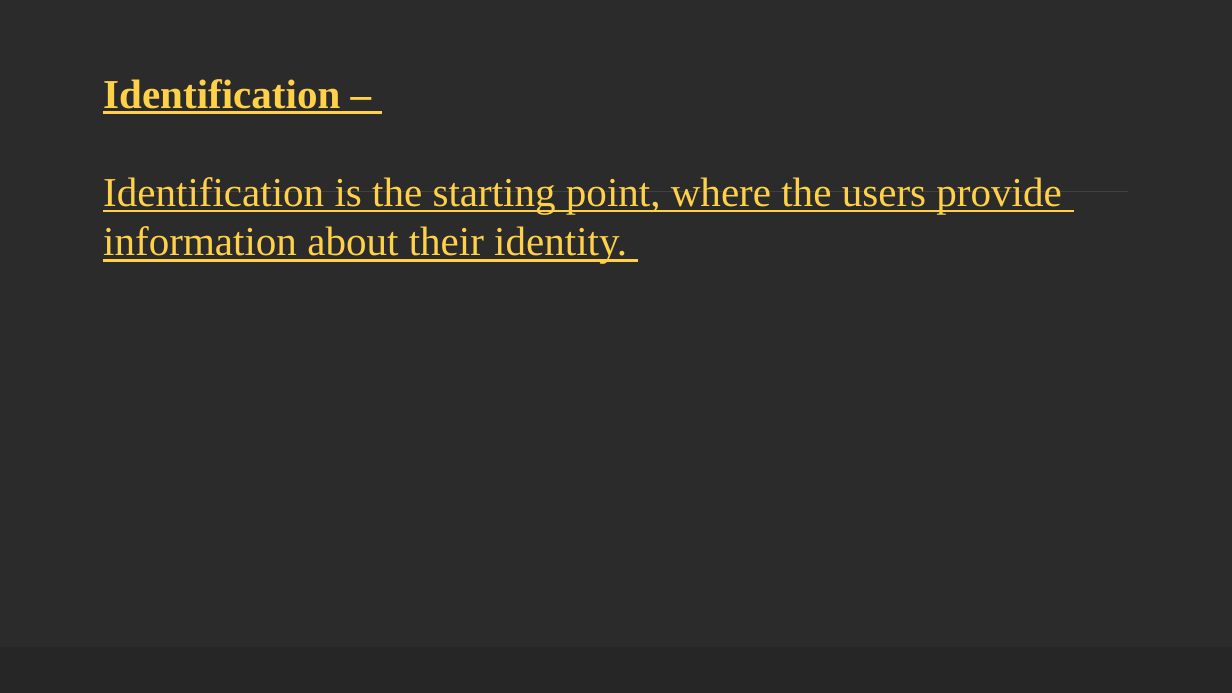
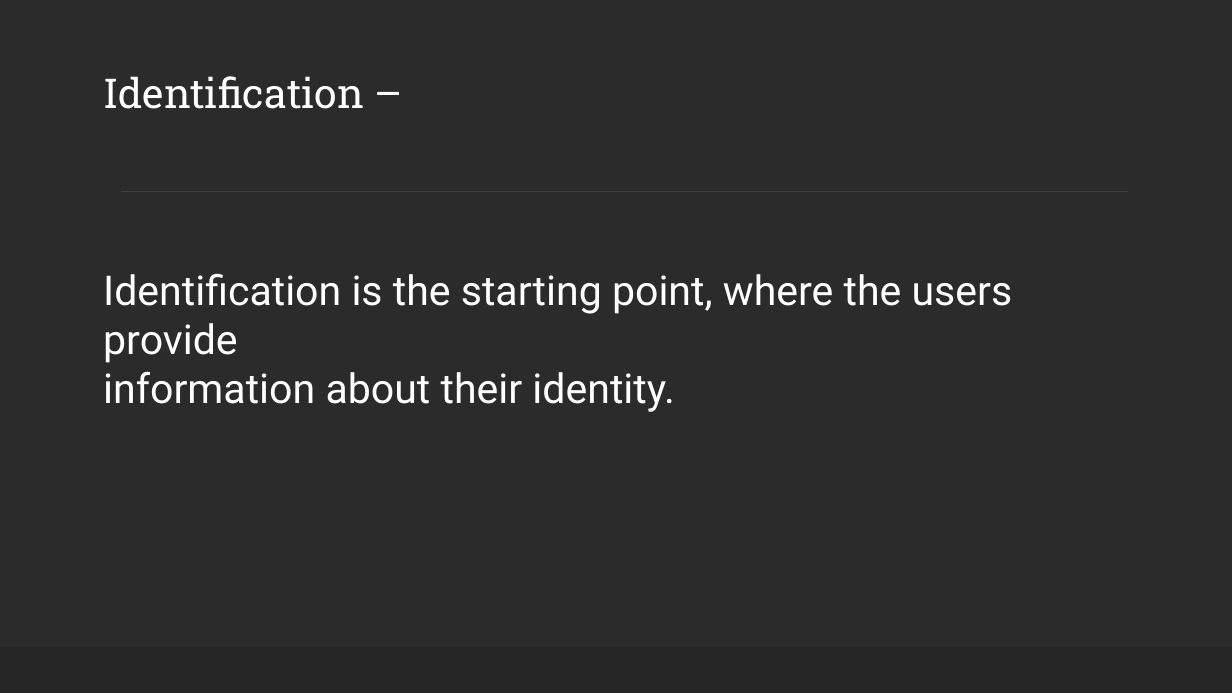
Before and after one commit to ronnie-1947/access-control-ppt, a slide deck: slide 4 of Access Control.pptx. Drawn at 1232x693 pixels with LibreOffice and Linux fonts; fonts in the diff are those of the drawing; background and template pictures are left out; a plain dark background stands for a picture behind light text. Boxes give left, top, right and bottom in pixels: in the first picture for what was removed or moved away, otherwise in the second. Text is boxed around its words. In the diff, an @@ line names an element or a change of style, - is before the commit and + after.

Commit message:
Optimized fonts and images

```diff
--- a/Access Control.pptx
+++ b/Access Control.pptx
@@ text "Identification –" at <box>103,76,1013,412</box>: font Times New Roman to Roboto Slab, bold off in "Identification –"; text colour #FFD149 to #FFFFFF, underline off; font Times New Roman to Roboto in "Identification is the starting point, where the ...", "information about their identity." @@
```
Also in this commit, not shown: 10 other slides changed.
